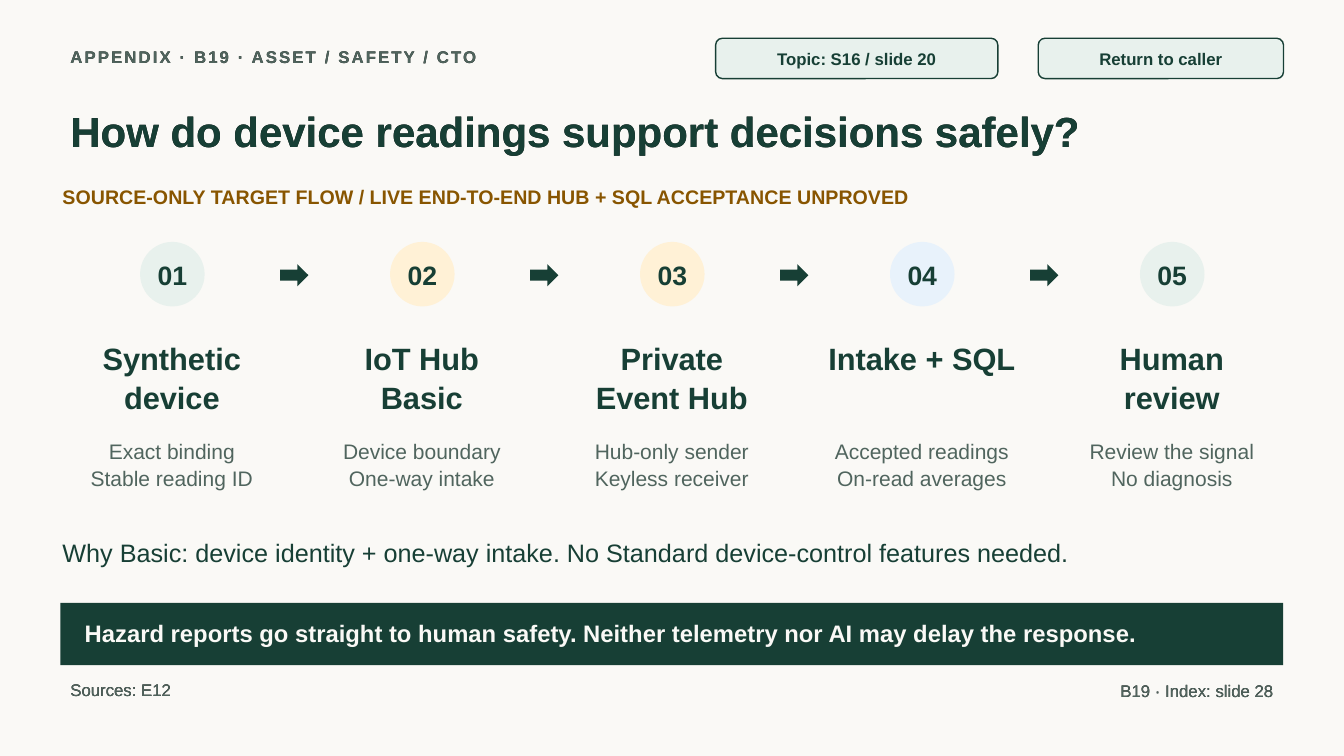
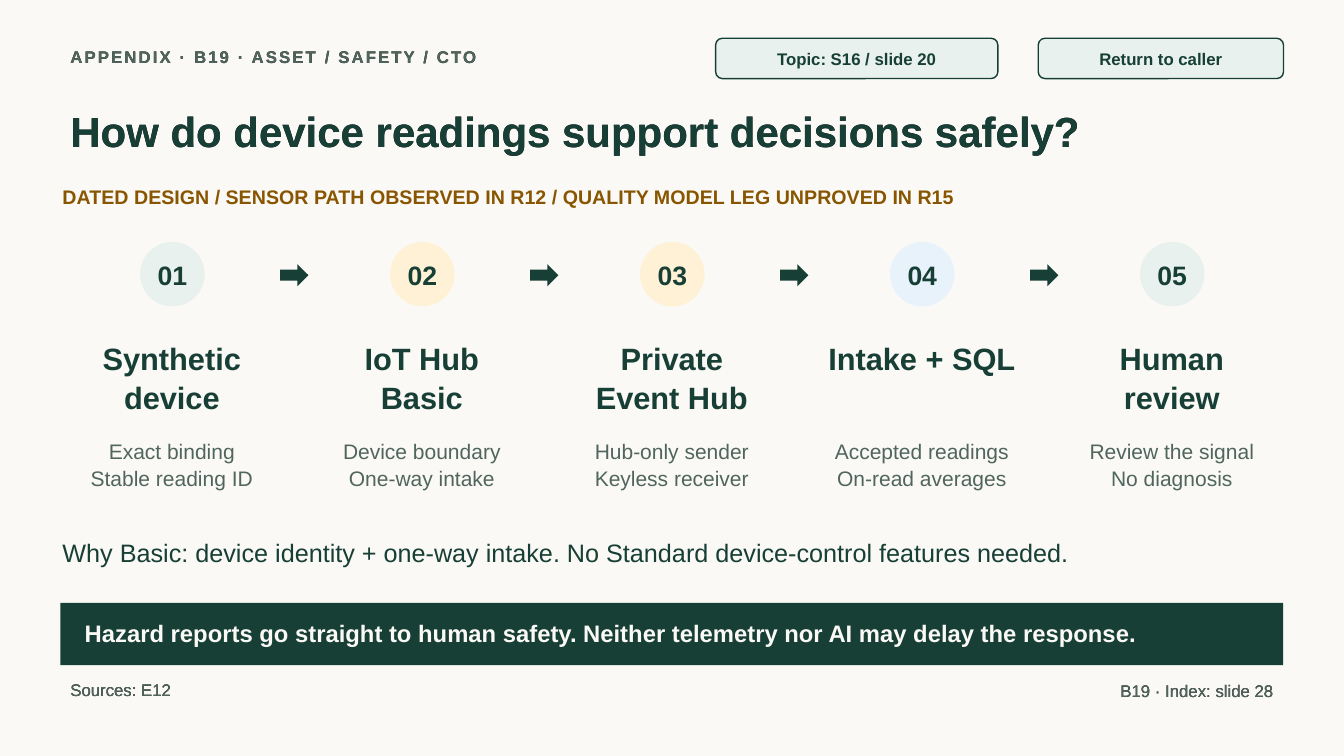
Before and after one commit to jmservera/ama, a slide deck: slide 47 of docs/capstone/deck/zava-forward-cowork-v2-draft.pptx. Drawn at 1344x756 pixels with LibreOffice and Linux fonts; fonts in the diff are those of the drawing. Boxes give left, top, right and bottom in pixels: in the first picture for what was removed or moved away, otherwise in the second. Text is boxed around its words. In the diff, an @@ line names an element or a change of style, - is before the commit and + after.

```diff
--- a/docs/capstone/deck/zava-forward-cowork-v2-draft.pptx
+++ b/docs/capstone/deck/zava-forward-cowork-v2-draft.pptx
@@ text at (x1=62, y1=190, x2=954, y2=208): text changed @@
-SOURCE-ONLY TARGET FLOW / LIVE END-TO-END HUB + SQL ACCEPTANCE UNPROVED
+DATED DESIGN / SENSOR PATH OBSERVED IN R12 / QUALITY MODEL LEG UNPROVED IN R15
```
Also in this commit, not shown: 11 other slides changed, 17 other files.
